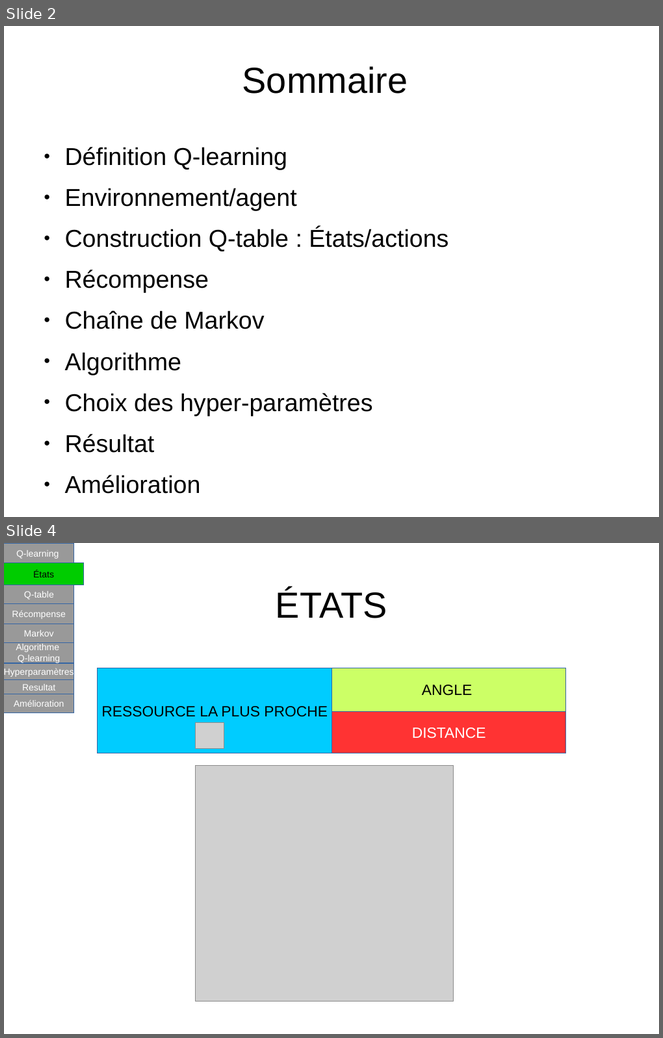
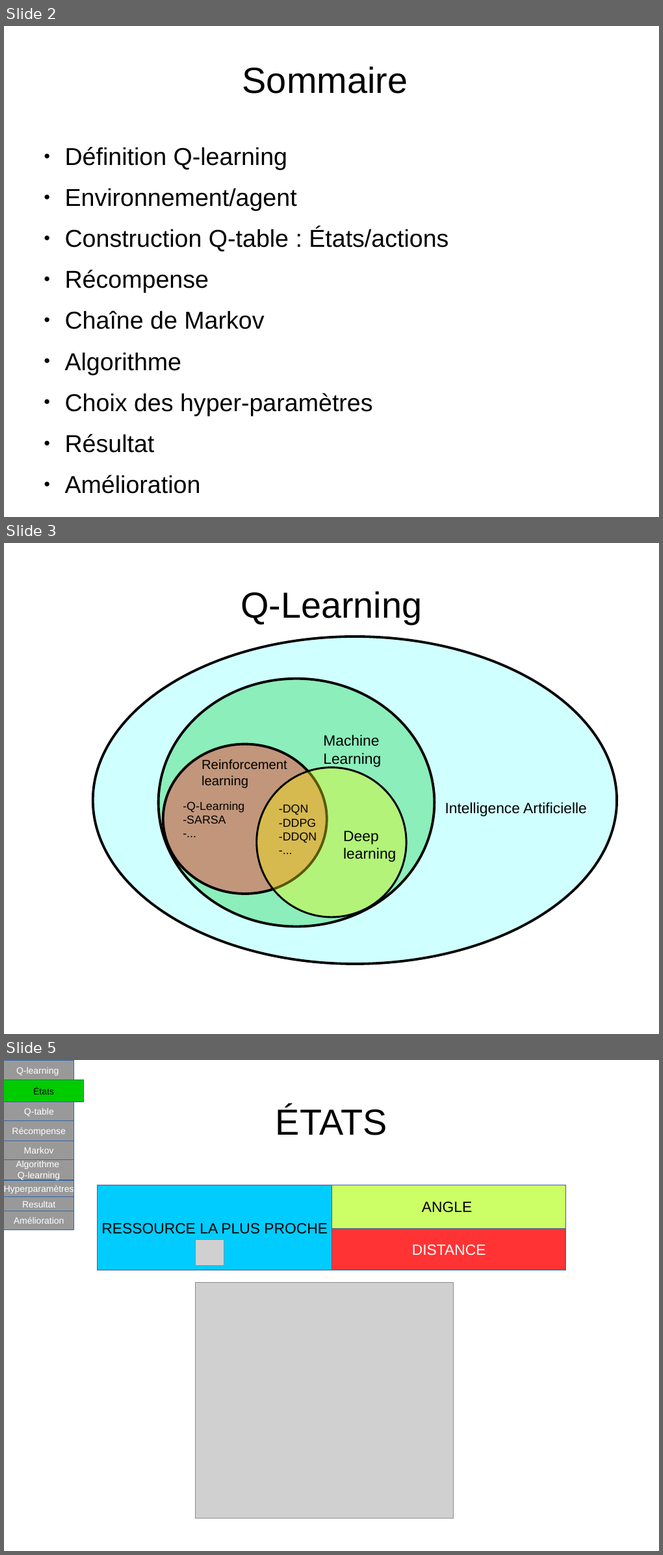
Before and after one commit to pfpimenta/projet_majeure, a slide deck: Presentation.odp. Shown one above the other, each under a label of ours: slides 2 and 4 before the commit, slides 2, 3 and 5 after it; the slides between them are not shown. The pictures are 663x1038 and 663x1555 pixels, drawn with LibreOffice and Linux fonts; fonts in the diff are those of the drawing; grey boxes stand for pictures. Boxes give left, top, right and bottom in pixels: in the first picture for what was removed or moved away, otherwise in the second. Text is boxed around its words. In the diff, an @@ line names an element or a change of style, - is before the commit and + after.

```diff
--- a/Presentation.odp
+++ b/Presentation.odp
@@ slide 3 added at [4, 543, 659, 1034], background #FFFFFF @@
@@ title added at [241, 591, 422, 624], 44 pt, text #000000 @@
+Q-Learning
@@ ellipse added at [93, 637, 618, 964], fill #99FFFF at 46% opacity, outline #000000 3 pt @@
@@ ellipse added at [159, 679, 435, 927], fill #00CC33 at 33% opacity, outline #000000 3 pt @@
@@ text added at [323, 735, 381, 767], 18 pt, text #000000 @@
+Machine Learning
@@ ellipse added at [163, 745, 328, 895], fill #FF3333 at 47% opacity, outline #000000 3 pt @@
@@ text added at [202, 759, 287, 788], 16 pt, text #000000 @@
+Reinforcement learning
@@ ellipse added at [257, 768, 406, 917], fill #FFFF00 at 35% opacity, outline #000000 2.3 pt @@
@@ text added at [183, 802, 244, 824], 14 pt, text #000000 @@
+-Q-Learning
+-SARSA
+-...
@@ text added at [279, 804, 317, 843], 14 pt, text #000000 @@
+-DQN
+-DDPG
+-DDQN
+-...
@@ text added at [445, 802, 587, 817], 18 pt, text #000000 @@
+Intelligence Artificielle
@@ text added at [343, 831, 396, 862], 18 pt, text #000000 @@
+Deep learning
@@ what was slide 4 is now slide 5 @@
```
Also in this commit, not shown: 2 slides changed.
